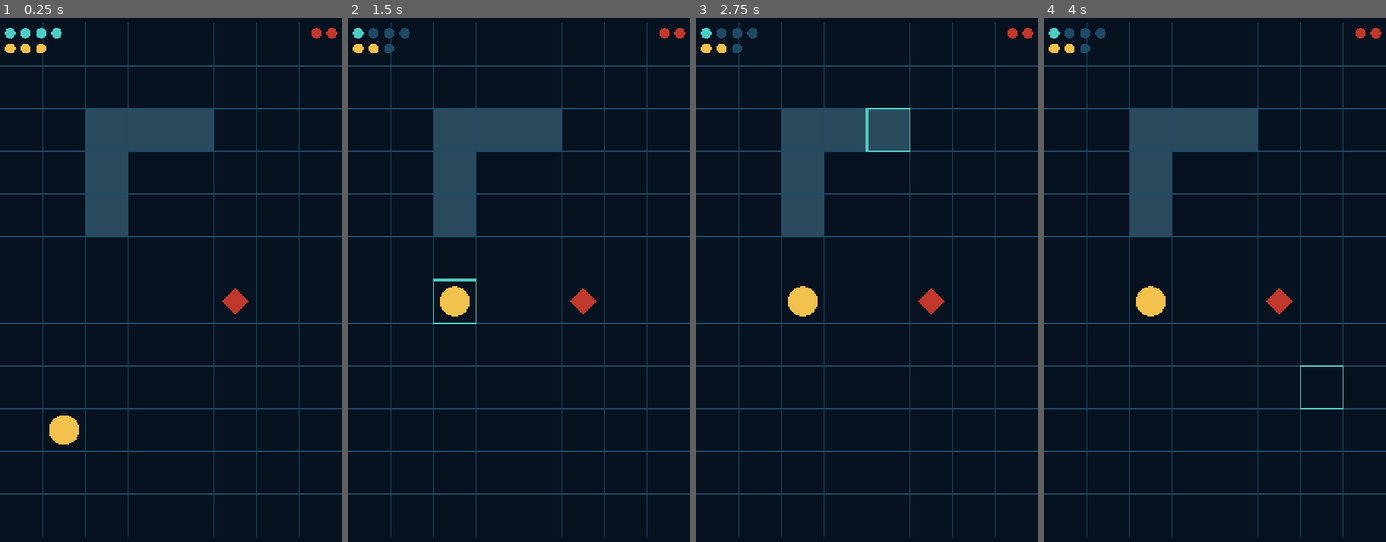
Above: before the commit, frames 1-4 (left to right).
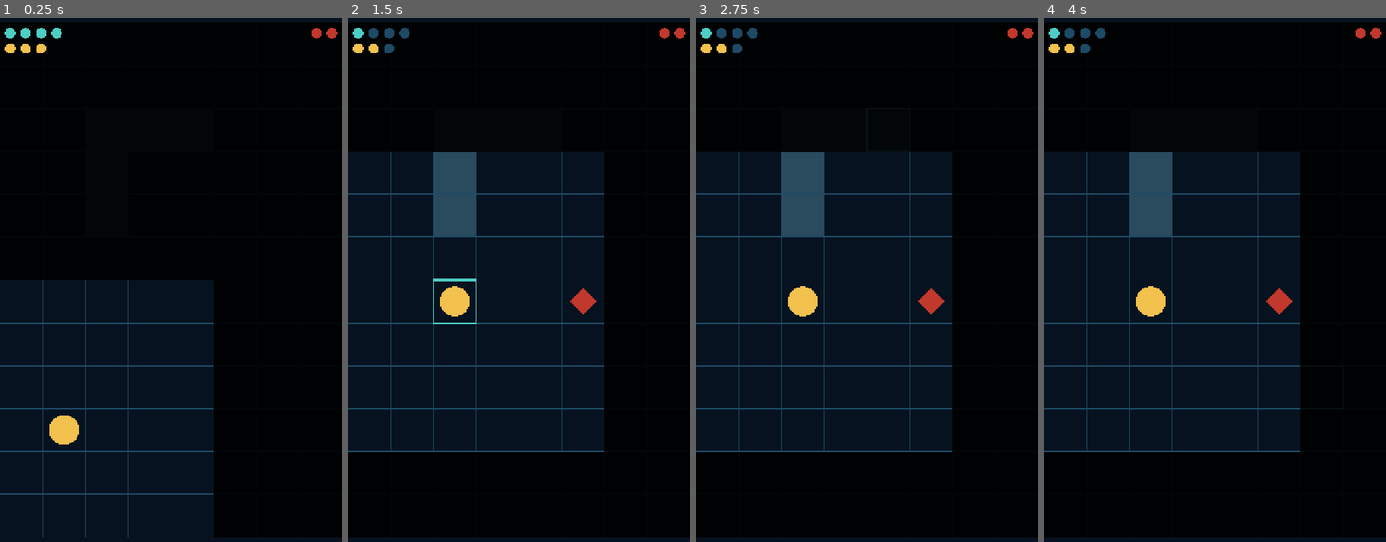
Above: after the commit, the same moments.

Repository: Vivelnow/abisal
Game: Godot game, scene res://abismo.tscn
Same seed, same stepped clock (60 frames per second), same inputs: the game is played once before the commit and once after it.
Inputs (mouse positions are in pixels of both pictures, inside the frame that each line leads up to):
- Up to frame 1 (0.25 s): no input
- Up to frame 2 (1.5 s): tap Enter at 0.5 s; move the mouse to (594, 248) at 0.52 s; click (594, 248) at 0.67 s; tap Space at 1.25 s; move the mouse to (450, 311) at 1.27 s; click (450, 311) at 1.42 s
- Up to frame 3 (2.75 s): tap Enter at 2 s; move the mouse to (901, 143) at 2.02 s; click (901, 143) at 2.17 s
- Up to frame 4 (4 s): tap Space at 2.75 s; move the mouse to (1197, 400) at 2.77 s; click (1197, 400) at 2.92 s; tap Enter at 3.5 s; move the mouse to (1317, 369) at 3.52 s; click (1317, 369) at 3.67 s

The runs differ from the first frame. In frame 1, 67% of the frame differs, in the area x 0-100%, y 0-100%; in frame 2, 55%; in frame 3, 55%; in frame 4, 55%.

Commit message:
H1.4 paso 2: niebla

Diff:
--- a/abismo.gd
+++ b/abismo.gd
@@ -10,6 +10,7 @@
 const COLOR_TOQUE := Color("4ecdc4")
 const COLOR_PIP_LLENO := Color("4ecdc4")
 const COLOR_PIP_VACIO := Color("1e4a66")
+const COLOR_NIEBLA := Color(0, 0, 0, 0.92)  # negro casi opaco sobre el fondo
 
 const PUNTOS_ACCION_MAX := 4
 const VIDA_MAX_BUZO := 3
@@ -18,8 +19,9 @@
 const COSTE_ATAQUE := 1
 const ALCANCE_ATAQUE := 1  # Chebyshev: solo celda adyacente, diagonal incluida
 
+const RADIO_LUZ := 3  # celdas que ilumina el buzo a su alrededor (Chebyshev)
+
 # Mapa de paredes: cada Vector2i es una celda bloqueada.
-# Forma una L: pasillo horizontal (fila 2, columnas 2-4) + pasillo vertical (columnas 2, filas 2-4).
 const PAREDES := [
 	Vector2i(2, 2), Vector2i(3, 2), Vector2i(4, 2),
 	Vector2i(2, 3),
@@ -29,22 +31,20 @@
 func _es_pared(celda: Vector2i) -> bool:
 	return celda in PAREDES
 
-# Celda donde está el buzo: columna 1, fila 9 (se cuenta desde 0)
+# Devuelve true si la celda está dentro del radio de luz del buzo (sin comprobar paredes aún)
+func _esta_iluminada(celda: Vector2i) -> bool:
+	return _distancia_celdas(celda, celda_buzo) <= RADIO_LUZ
+
 var celda_buzo := Vector2i(1, 9)
 var vida_buzo := VIDA_MAX_BUZO
 
-# Enemigo de prueba. Posición fija solo para verificar la mecánica, no es diseño de misión.
 var celda_enemigo := Vector2i(5, 6)
 var vida_enemigo := VIDA_MAX_ENEMIGO
 var enemigo_vivo := true
 
-# Puntos de acción restantes. Se rellenan al empezar cada turno del buzo.
 var puntos_accion := PUNTOS_ACCION_MAX
-
-# Última celda tocada válida (dentro de la cuadrícula, alcanzable o no). -1,-1 = ninguna todavía.
 var celda_tocada := Vector2i(-1, -1)
 
-# Geometría de la cuadrícula (se rellenan en _calcular_geometria)
 var lado := 0.0
 var origen := Vector2.ZERO
 
@@ -56,7 +56,6 @@
 		(pantalla.y - lado * FILAS) / 2.0
 	)
 
-# Inversa de _calcular_geometria: de posición en píxeles a coordenada de celda
 func _posicion_a_celda(pos: Vector2) -> Vector2i:
 	return Vector2i(
 		floori((pos.x - origen.x) / lado),
@@ -66,12 +65,9 @@
 func _celda_valida(celda: Vector2i) -> bool:
 	return celda.x >= 0 and celda.x < COLUMNAS and celda.y >= 0 and celda.y < FILAS
 
-# Distancia Chebyshev: la diagonal cuenta igual que un paso recto
 func _distancia_celdas(a: Vector2i, b: Vector2i) -> int:
 	return maxi(absi(a.x - b.x), absi(a.y - b.y))
 
-# Un paso de origen hacia destino, un eje a la vez. Sin rodeos: es la IA mínima, no pathfinding.
-# Ahora comprueba que el destino no sea pared: si lo es, no se mueve.
 func _paso_hacia(origen_celda: Vector2i, destino: Vector2i) -> Vector2i:
 	var dx := 0
 	var dy := 0
@@ -85,10 +81,9 @@
 		dy = -1
 	var siguiente := origen_celda + Vector2i(dx, dy)
 	if _es_pared(siguiente):
-		return origen_celda  # bloqueado: se queda donde está
+		return origen_celda
 	return siguiente
 
-# El turno del enemigo: si está pegado, ataca; si no, se acerca un paso. Luego vuelve a tocarte a ti.
 func _turno_enemigo() -> void:
 	if enemigo_vivo:
 		var distancia := _distancia_celdas(celda_enemigo, celda_buzo)
@@ -115,7 +110,6 @@
 			celda_tocada = celda
 
 			if celda == celda_buzo:
-				# Tocar tu propia celda termina el turno aunque te queden puntos
 				_turno_enemigo()
 			elif enemigo_vivo and celda == celda_enemigo:
 				var distancia := _distancia_celdas(celda_buzo, celda)
@@ -127,7 +121,6 @@
 					if puntos_accion <= 0:
 						_turno_enemigo()
 			elif not _es_pared(celda):
-				# Solo se mueve si la celda destino NO es pared
 				var distancia := _distancia_celdas(celda_buzo, celda)
 				if distancia > 0 and distancia <= puntos_accion:
 					celda_buzo = celda
@@ -136,33 +129,33 @@
 						_turno_enemigo()
 
 			queue_redraw()
-		# fuera de la cuadrícula: se ignora
 
 func _draw() -> void:
 	_calcular_geometria()
 
+	# Fondo
 	draw_rect(Rect2(Vector2.ZERO, get_viewport_rect().size), COLOR_FONDO)
 
-	# Primero rellenamos las celdas de pared con su color, luego dibujamos la rejilla encima
+	# Paredes (siempre visibles en este paso; en paso 3 pasarán a gris fuera de la luz)
 	for pared in PAREDES:
 		var esquina_p := origen + Vector2(pared) * lado
 		draw_rect(Rect2(esquina_p, Vector2(lado, lado)), COLOR_PARED)
 
+	# Rejilla
 	for c in COLUMNAS + 1:
 		var x := origen.x + c * lado
 		draw_line(Vector2(x, origen.y), Vector2(x, origen.y + lado * FILAS), COLOR_LINEA, 2.0)
-
 	for f in FILAS + 1:
 		var y := origen.y + f * lado
 		draw_line(Vector2(origen.x, y), Vector2(origen.x + lado * COLUMNAS, y), COLOR_LINEA, 2.0)
 
-	# Marca de toque: dónde tocaste, aunque no haya movido ni atacado
+	# Marca de toque
 	if _celda_valida(celda_tocada):
 		var esquina := origen + Vector2(celda_tocada) * lado
 		draw_rect(Rect2(esquina, Vector2(lado, lado)), COLOR_TOQUE, false, 3.0)
 
-	# El enemigo: un rombo, para distinguirlo del buzo a simple vista
-	if enemigo_vivo:
+	# Enemigo: solo se dibuja si está iluminado
+	if enemigo_vivo and _esta_iluminada(celda_enemigo):
 		var centro_e := origen + (Vector2(celda_enemigo) + Vector2(0.5, 0.5)) * lado
 		var r := lado * 0.32
 		var puntos_rombo := PackedVector2Array([
@@ -173,11 +166,20 @@
 		])
 		draw_colored_polygon(puntos_rombo, COLOR_ENEMIGO)
 
-	# El buzo: un círculo en el centro de su celda
+	# Buzo
 	var centro := origen + (Vector2(celda_buzo) + Vector2(0.5, 0.5)) * lado
 	draw_circle(centro, lado * 0.35, COLOR_BUZO)
 
-	# HUD esquina superior izquierda: puntos de acción (fila 1) y vida del buzo (fila 2)
+	# Niebla: pintamos negro encima de cada celda que NO está iluminada
+	# Las paredes también quedan tapadas por la niebla fuera del radio (eso cambia en paso 3)
+	for f in FILAS:
+		for c in COLUMNAS:
+			var celda := Vector2i(c, f)
+			if not _esta_iluminada(celda):
+				var esquina_n := origen + Vector2(celda) * lado
+				draw_rect(Rect2(esquina_n, Vector2(lado, lado)), COLOR_NIEBLA)
+
+	# HUD (siempre visible, se dibuja al final para que quede encima de la niebla)
 	var radio_pip := lado * 0.12
 	for i in PUNTOS_ACCION_MAX:
 		var c_pip := origen + Vector2(radio_pip * 3.0 * i + radio_pip * 2.0, radio_pip * 2.0)
@@ -185,8 +187,6 @@
 	for i in VIDA_MAX_BUZO:
 		var c_vida := origen + Vector2(radio_pip * 3.0 * i + radio_pip * 2.0, radio_pip * 5.0)
 		draw_circle(c_vida, radio_pip, COLOR_BUZO if i < vida_buzo else COLOR_LINEA)
-
-	# HUD esquina superior derecha: vida del enemigo, mientras esté vivo
 	if enemigo_vivo:
 		for i in VIDA_MAX_ENEMIGO:
 			var c_ve := origen + Vector2(lado * COLUMNAS - radio_pip * 3.0 * i - radio_pip * 2.0, radio_pip * 2.0)
